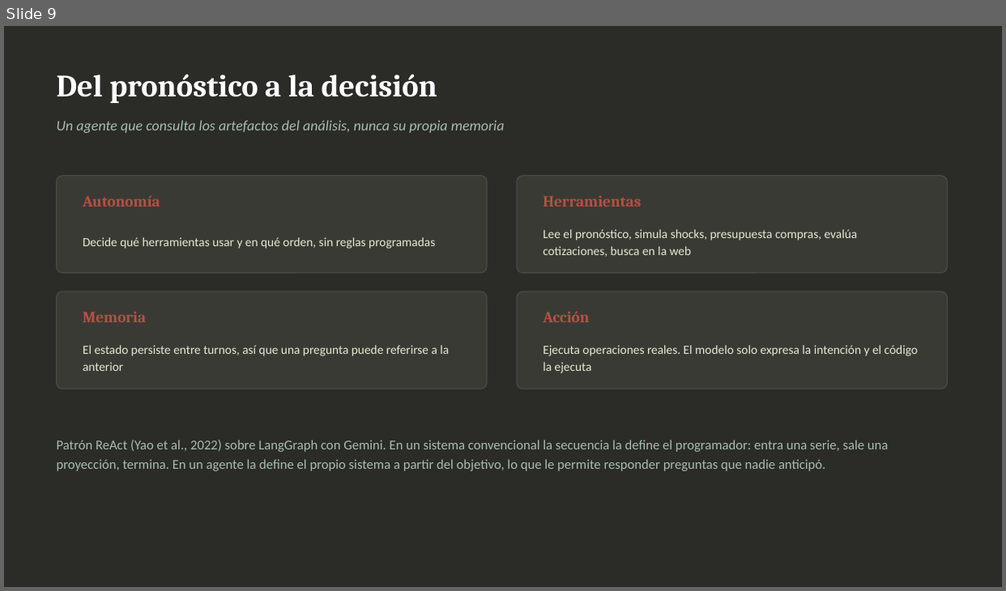
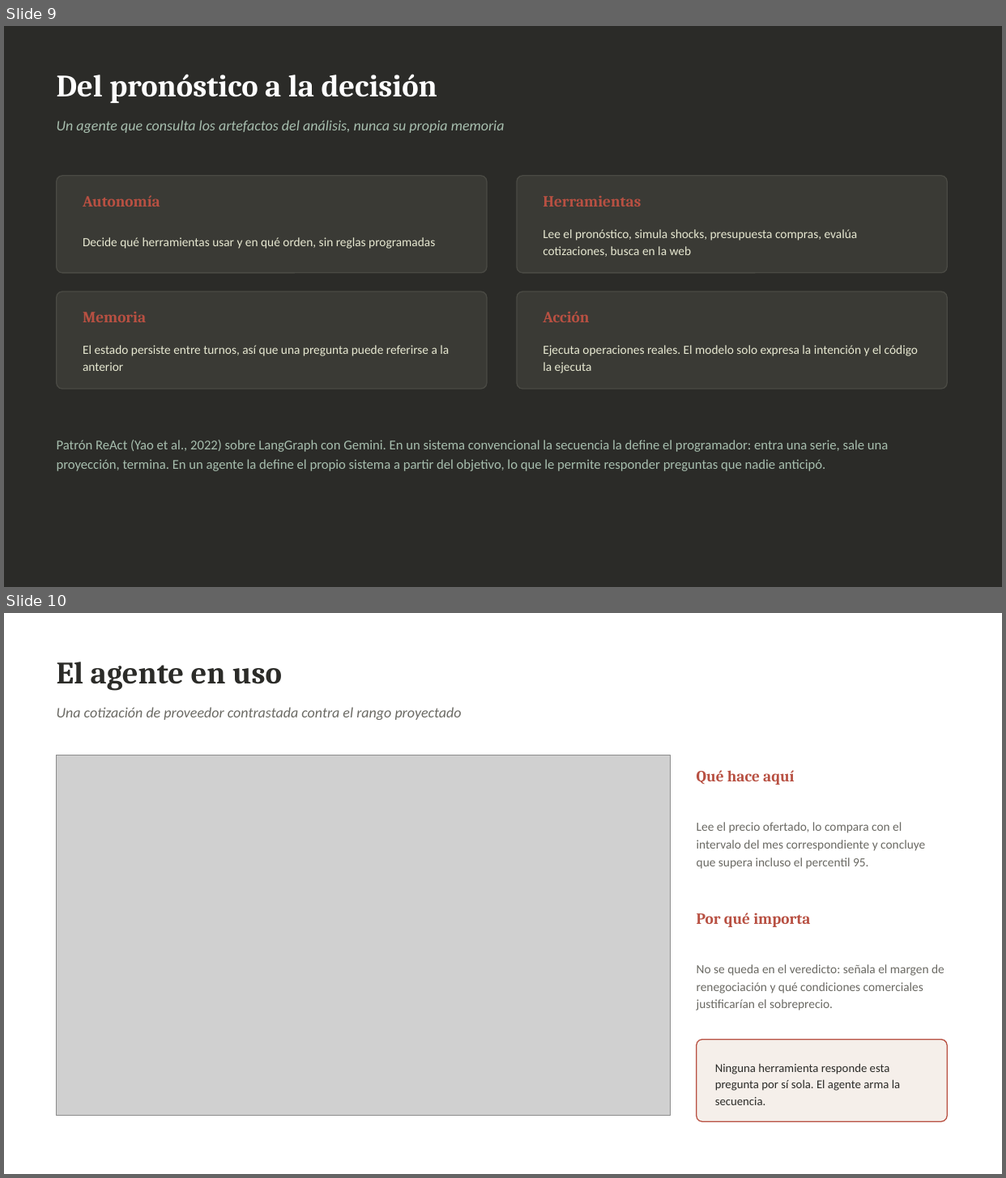
Before and after one commit to alejomd17/equipment-cost-forecasting, a slide deck: reports/Presentacion_pronostico_costos_equipos.pptx. Shown one above the other, each under a label of ours: slide 9 before the commit, slides 9 and 10 after it. The pictures are 1006x591 and 1006x1178 pixels, drawn with LibreOffice and Linux fonts; fonts in the diff are those of the drawing; grey boxes stand for pictures. Boxes give left, top, right and bottom in pixels: in the first picture for what was removed or moved away, otherwise in the second. Text is boxed around its words. In the diff, an @@ line names an element or a change of style, - is before the commit and + after.

Commit message:
Capturas del agente, informe en PDF y presentación

```diff
--- a/reports/Presentacion_pronostico_costos_equipos.pptx
+++ b/reports/Presentacion_pronostico_costos_equipos.pptx
@@ slide 10 added at (4,613,1002,1174), background #FFFFFF @@
@@ text added at (57,662,282,691), 30 pt, text #2B2B28, bold @@
+El agente en uso
@@ text added at (57,707,462,720), 14 pt, text #6B6A64, italic @@
+Una cotización de proveedor contrastada contra el rango proyectado
@@ picture added at (57,756,671,1116) @@
@@ text added at (697,770,795,785), 15 pt, text #B85042, bold @@
+Qué hace aquí
@@ text added at (697,822,925,869), 12 pt, text #6B6A64 @@
+Lee el precio ofertado, lo compara con el intervalo del mes correspondiente y concluye que supera incluso el percentil 95.
@@ text added at (697,913,810,927), 15 pt, text #B85042, bold @@
+Por qué importa
@@ text added at (697,965,944,1011), 12 pt, text #6B6A64 @@
+No se queda en el veredicto: señala el margen de renegociación y qué condiciones comerciales justificarían el sobreprecio.
@@ rounded rectangle added at (697,1040,948,1122), fill #F5EFEA, outline #B85042 1 pt @@
@@ text added at (715,1063,900,1105), 11.5 pt, text #2B2B28 @@
+Ninguna herramienta responde esta pregunta por sí sola. El agente arma la secuencia.
```
Also in this commit, not shown: 5 other files.
